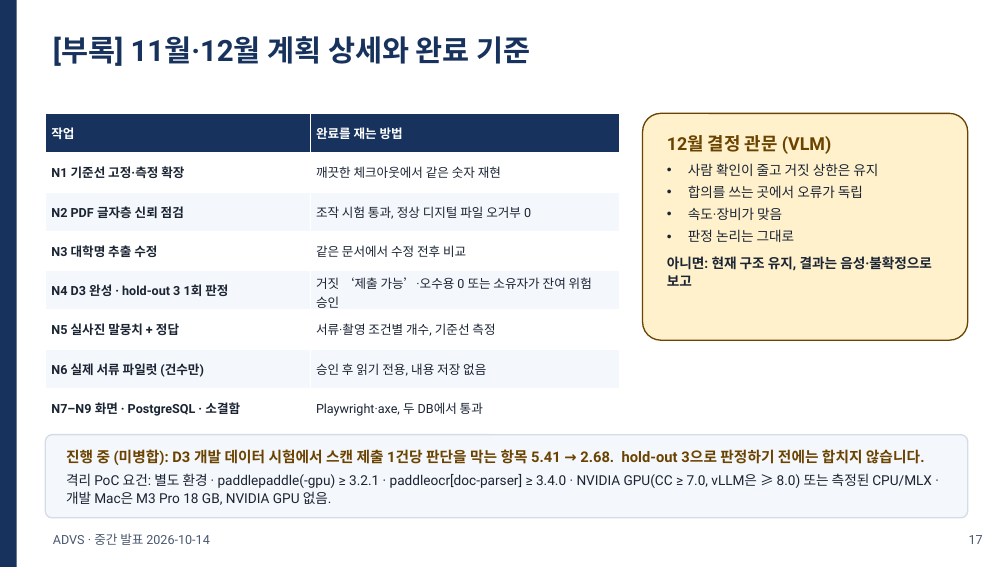
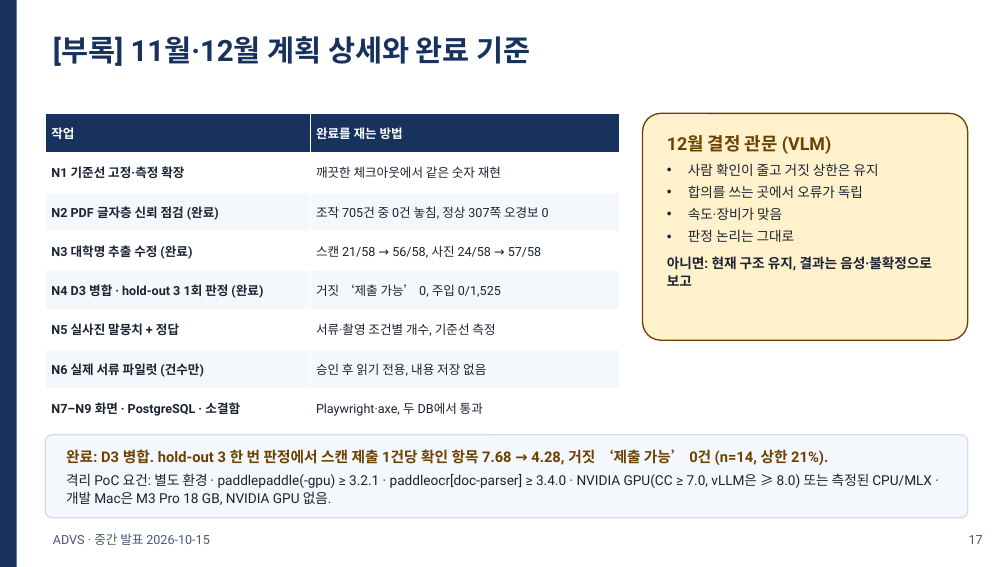
Before and after one commit to khabibro/ADVS, a slide deck: slide 17 of docs/midterm/ADVS_midterm.pptx. Drawn at 1008x567 pixels with LibreOffice and Linux fonts; fonts in the diff are those of the drawing. Boxes give left, top, right and bottom in pixels: in the first picture for what was removed or moved away, otherwise in the second. Text is boxed around its words. In the diff, an @@ line names an element or a change of style, - is before the commit and + after.

```diff
--- a/docs/midterm/ADVS_midterm.pptx
+++ b/docs/midterm/ADVS_midterm.pptx
@@ table at <box>45,113,620,428</box> @@
-row 3, column 1: N2 PDF 글자층 신뢰 점검
+row 3, column 1: N2 PDF 글자층 신뢰 점검 (완료)
-row 3, column 2: 조작 시험 통과, 정상 디지털 파일 오거부 0
+row 3, column 2: 조작 705건 중 0건 놓침, 정상 307쪽 오경보 0
-row 4, column 1: N3 대학명 추출 수정
+row 4, column 1: N3 대학명 추출 수정 (완료)
-row 4, column 2: 같은 문서에서 수정 전후 비교
+row 4, column 2: 스캔 21/58 → 56/58, 사진 24/58 → 57/58
-row 5, column 1: N4 D3 완성 · hold-out 3 1회 판정
+row 5, column 1: N4 D3 병합 · hold-out 3 1회 판정 (완료)
-row 5, column 2: 거짓 ‘제출 가능’·오수용 0 또는 소유자가 잔여 위험 승인
+row 5, column 2: 거짓 ‘제출 가능’ 0, 주입 0/1,525
@@ text in rounded rectangle at <box>66,449,828,465</box>: text changed @@
-진행 중 (미병합): D3 개발 데이터 시험에서 스캔 제출 1건당 판단을 막는 항목 5.41 → 2.68. hold-out 3으로 판정하기 전에는 합치지 않습니다.
+완료: D3 병합. hold-out 3 한 번 판정에서 스캔 제출 1건당 확인 항목 7.68 → 4.28, 거짓 ‘제출 가능’ 0건 (n=14, 상한 21%).
@@ text at <box>53,533,210,545</box>: text changed @@
-ADVS · 중간 발표 2026-10-14
+ADVS · 중간 발표 2026-10-15
```
Also in this commit, not shown: 16 other slides changed, 1 other file.
